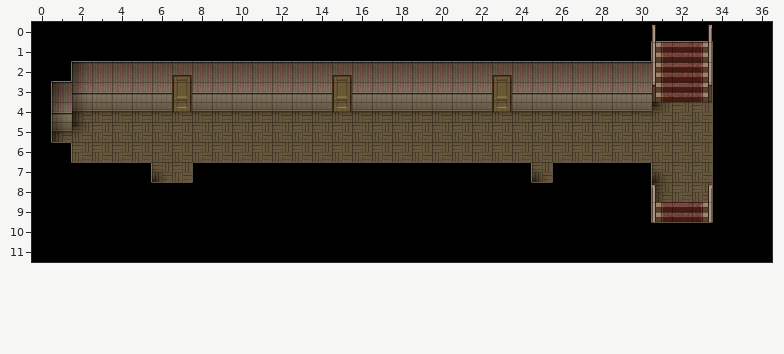
Tiled map, stored at Resources/TileResources/th_cobit_rouka_1f.tmx. That is the earlier state.
Cells are 32x32 px. Shown: x 0..36, y 0..11.
Now the later version:
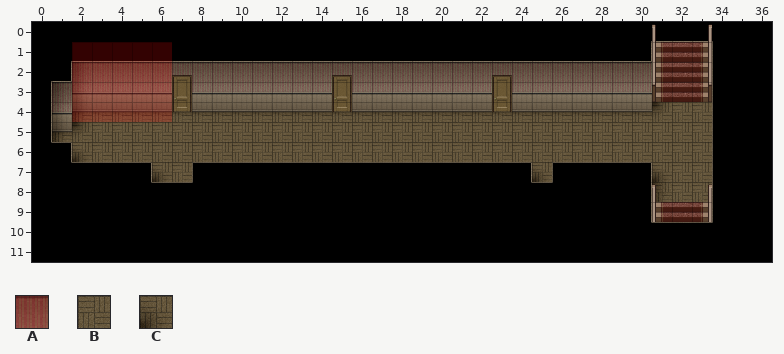
Key: from "meta_tiles": A 0; from "yokan_in": B 30, C 185.
_ is an empty cell.
Tiles of an added or newly shown layer are drawn over the layers below it.
See-through tiles are keyed as they look on the map.
Changes in this commit:
{"where": "layer \"WallFloor\""}
{"y":6,"x":2,"old":"B","new":"C"}
{"where": "layer \"Meta\" (now shown)"}
{"y":1,"x":2,"old":"_____","new":"AAAAA"}
{"y":2,"x":2,"old":"_____","new":"AAAAA"}
{"y":3,"x":2,"old":"_____","new":"AAAAA"}
{"y":4,"x":2,"old":"_____","new":"AAAAA"}
{"label":"added","picture_box":[72,42,172,122]}
{"label":"changed","picture_box":[72,148,87,162]}
